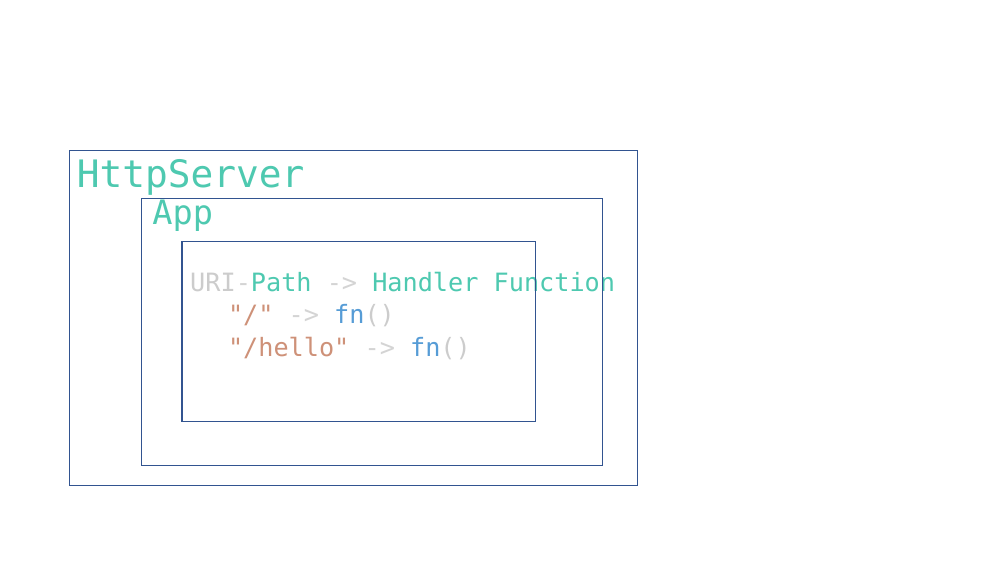
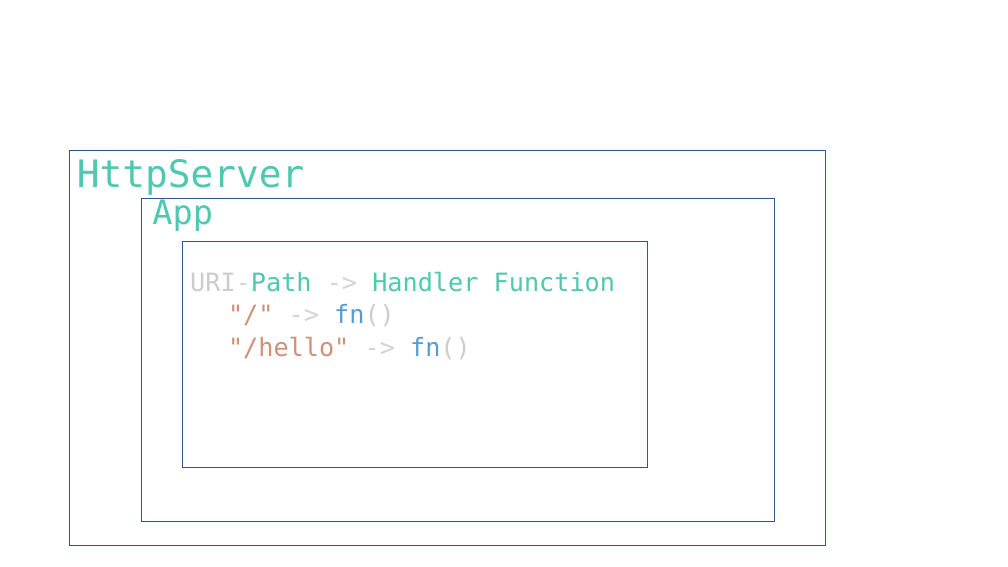
Before and after one commit to floscodes/actix_talk, a slide deck: slide 2 of Pres.pptx (slide 3 before the commit). Drawn at 1008x567 pixels with LibreOffice and Linux fonts; fonts in the diff are those of the drawing. Boxes give left, top, right and bottom in pixels: in the first picture for what was removed or moved away, otherwise in the second. Text is boxed around its words. In the diff, an @@ line names an element or a change of style, - is before the commit and + after.

```diff
--- a/Pres.pptx
+++ b/Pres.pptx
@@ rectangle: place and size @@
-rectangle at (70,151,638,486)
+rectangle at (70,151,827,547)
@@ rectangle: place and size @@
-rectangle at (141,199,603,465)
+rectangle at (141,199,774,522)
@@ rectangle: place and size @@
-rectangle at (182,241,535,422)
+rectangle at (182,241,647,467)
```
Also in this commit, not shown: 3 other slides changed, 2 slides added, 1 slide removed, 5 other files.
